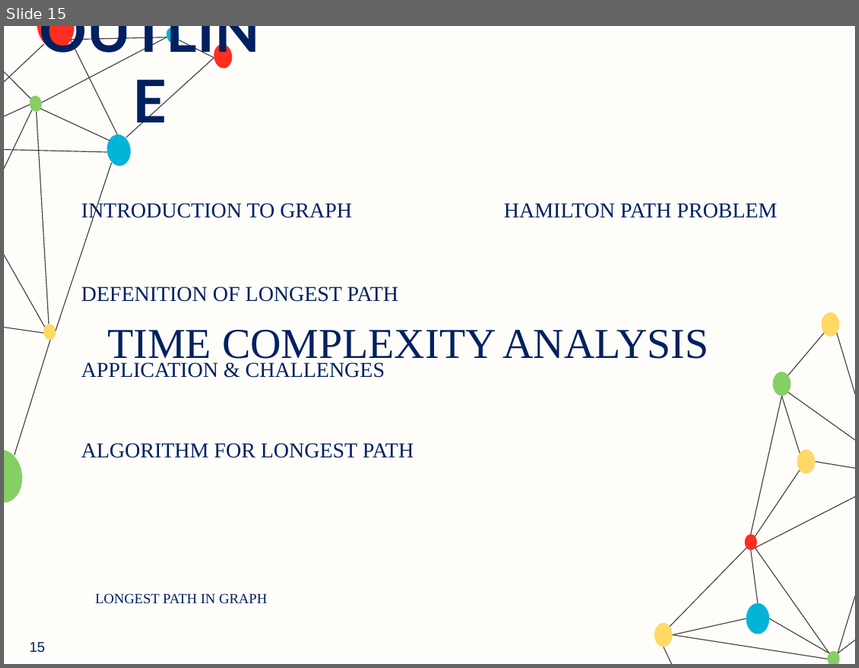
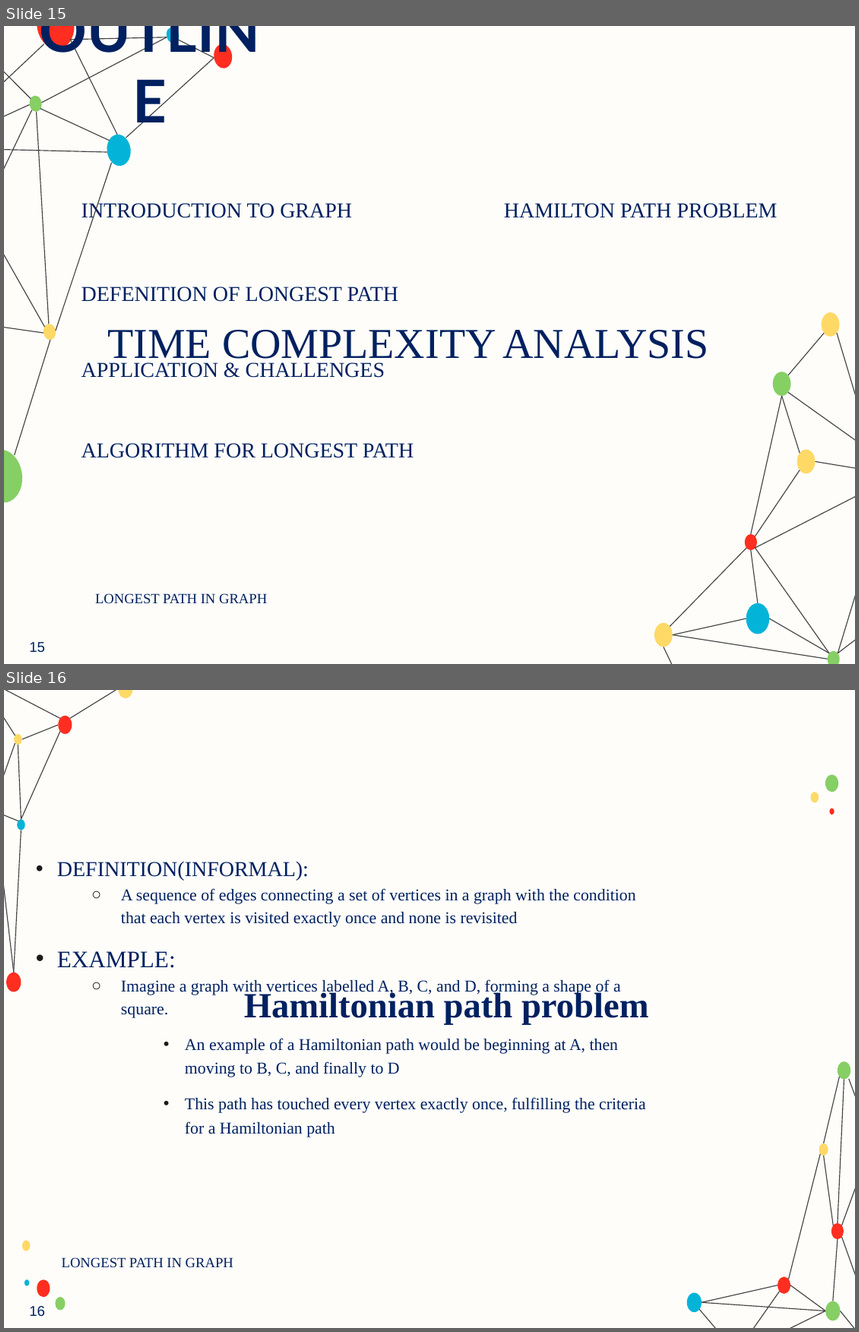
Before and after one commit to ParsaMohammadpour/advanced-algorithm-assignments, a slide deck: presentation/Longest_Path_Problem_in_Graphs.pptx. Shown one above the other, each under a label of ours: slide 15 before the commit, slides 15 and 16 after it. The pictures are 859x668 and 859x1332 pixels, drawn with LibreOffice and Linux fonts; fonts in the diff are those of the drawing; background and template pictures are left out. Boxes give left, top, right and bottom in pixels: in the first picture for what was removed or moved away, otherwise in the second. Text is boxed around its words. In the diff, an @@ line names an element or a change of style, - is before the commit and + after.

```diff
--- a/presentation/Longest_Path_Problem_in_Graphs.pptx
+++ b/presentation/Longest_Path_Problem_in_Graphs.pptx
@@ slide 16 added at box(4, 690, 855, 1328), background #FEFDFA @@
@@ line added from (22, 739) to (59, 725), #434343 0.75 pt @@
@@ group added at box(22, 774, 838, 1310): 7 ellipses @@
@@ text added at box(57, 862, 646, 1138), 14 pt, text #002060 @@
+• DEFINITION(INFORMAL):
+  ○ A sequence of edges connecting a set of vertices in a graph with the condition that each vertex is visited exactly once and none is revisited
+• EXAMPLE:
+  ○ Imagine a graph with vertices labelled A, B, C, and D, forming a shape of a square.
+      • An example of a Hamiltonian path would be beginning at A, then moving to B, C, and finally to D
+      • This path has touched every vertex exactly once, fulfilling the criteria for a Hamiltonian path
@@ title added at box(244, 990, 649, 1025), 30 pt, text #002060, bold @@
+Hamiltonian path problem
@@ text added at box(62, 1258, 234, 1268), 12 pt, text #002060 @@
+LONGEST PATH IN GRAPH
@@ group added at box(4, 690, 855, 1328): 24 lines, 11 ellipses @@
@@ page number added at box(29, 1306, 45, 1316), 12 pt, text #002060 @@
+16
```
Also in this commit, not shown: 17 other slides added.
